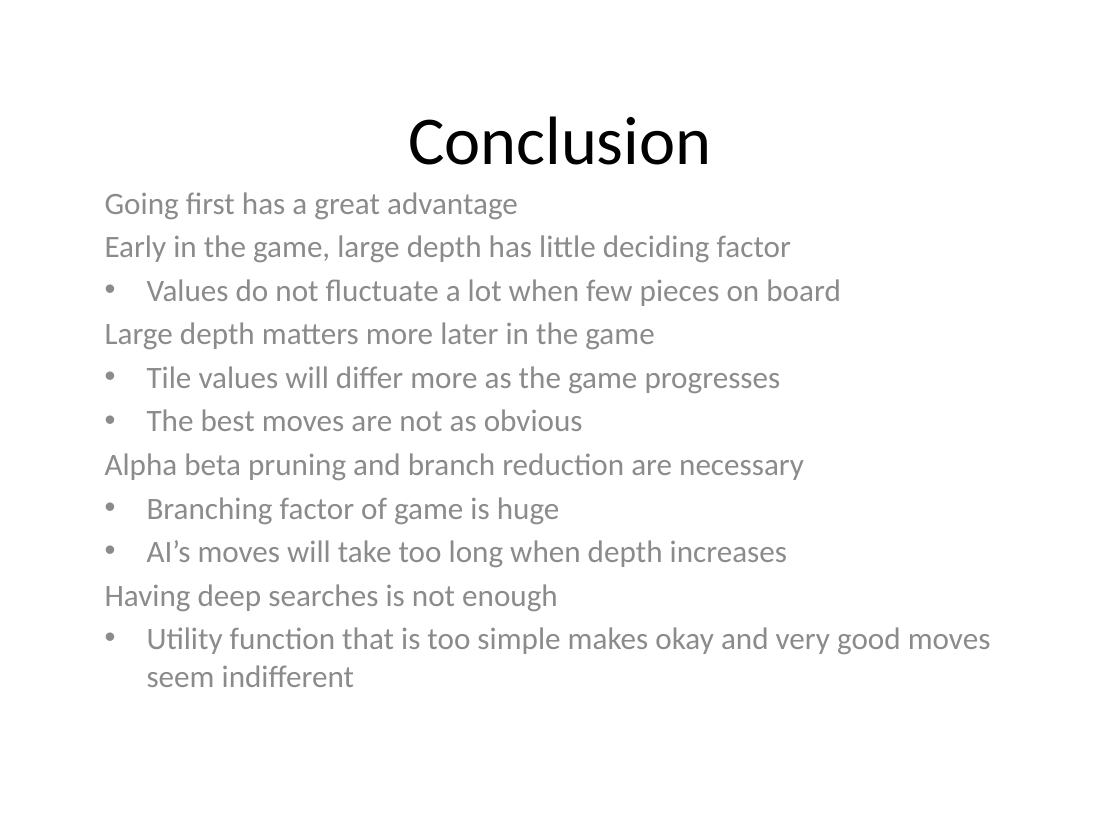
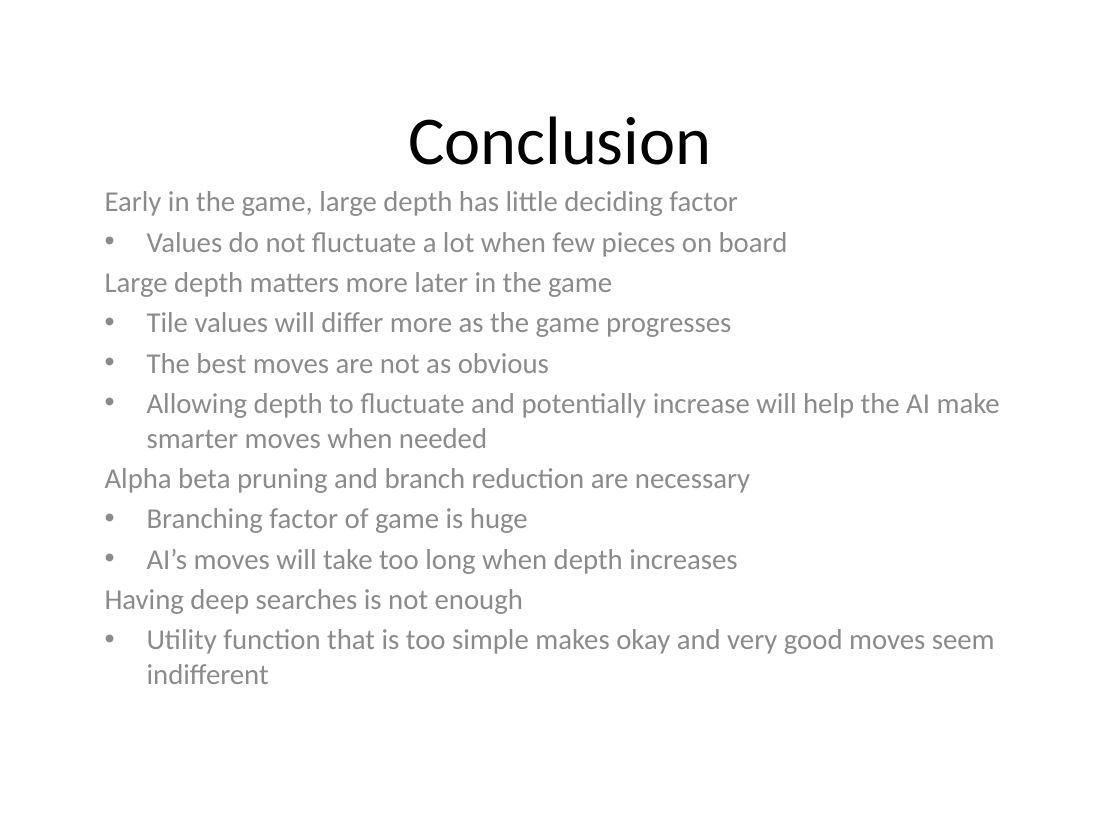
Before and after one commit to yangjiao2/271AIgame, a slide deck: slide 15 of Presentation.pptx. Drawn at 1120x840 pixels with LibreOffice and Linux fonts; fonts in the diff are those of the drawing. Boxes give left, top, right and bottom in pixels: in the first picture for what was removed or moved away, otherwise in the second. Text is boxed around its words. In the diff, an @@ line names an element or a change of style, - is before the commit and + after.

```diff
--- a/Presentation.pptx
+++ b/Presentation.pptx
@@ subtitle at <box>105,192,518,219</box>: paragraph removed @@
-Going first has a great advantage
@@ subtitle at <box>105,191,995,684</box>: size 20 to 18.5 pt in "Early in the game, large depth has ...", "Values do not fluctuate a lot when ...", "Large depth matters more later in the ...", "Tile values will differ more as the ..." and 6 more places @@
@@ subtitle at <box>147,393,1000,448</box>: paragraph added @@
+• Allowing depth to fluctuate and potentially increase will help the AI make smarter moves when needed
```
Also in this commit, not shown: 4 other slides changed, 2 other files.
